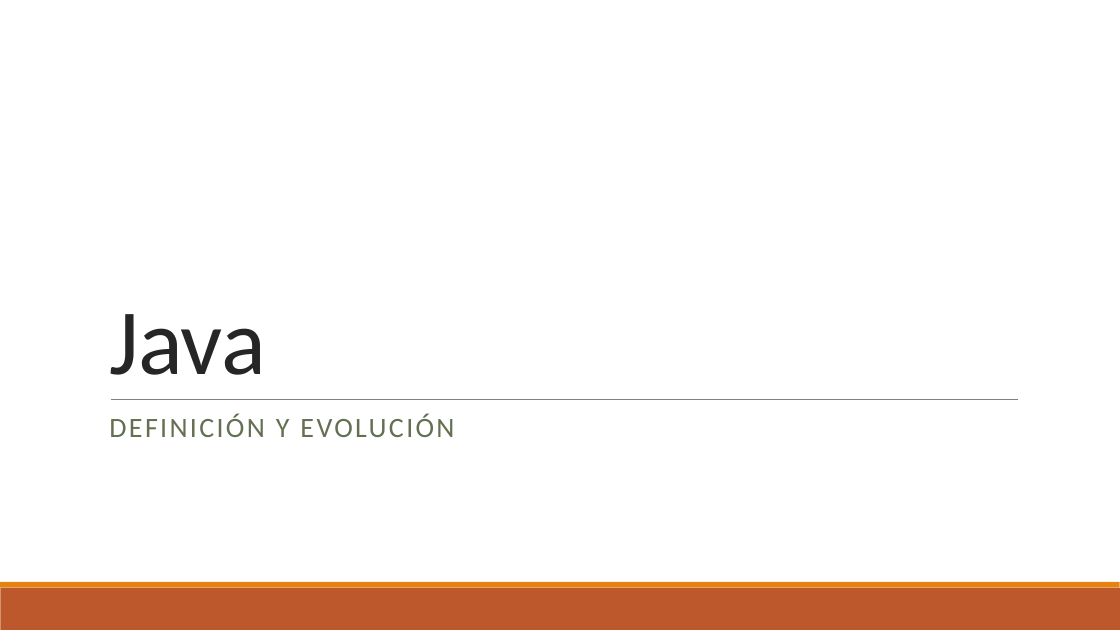
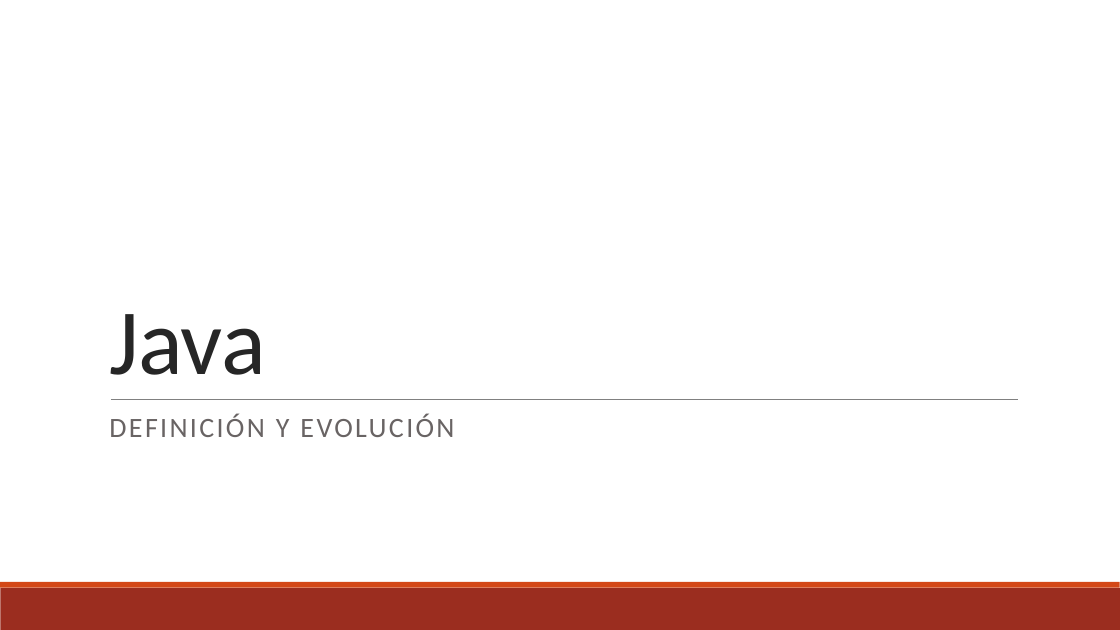
Before and after one commit to JeffersonCabrera/Java, a slide deck: slide 1 of Java.pptx. Drawn at 1120x630 pixels with LibreOffice and Linux fonts; fonts in the diff are those of the drawing. Boxes give left, top, right and bottom in pixels: in the first picture for what was removed or moved away, otherwise in the second. Text is boxed around its words. In the diff, an @@ line names an element or a change of style, - is before the commit and + after.

```diff
--- a/Java.pptx
+++ b/Java.pptx
@@ subtitle "DEFINICIÓN Y EVOLUCIÓN" at [109,414,454,437]: text colour #637052 to #696464 @@
@@ rectangle at [0,588,1120,630]: fill #BD582C to #9B2D1F @@
@@ rectangle at [0,582,1120,588]: fill #E48312 to #D34817 @@
```
Also in this commit, not shown: 3 other slides changed, 2 slides added, 2 slides removed.
